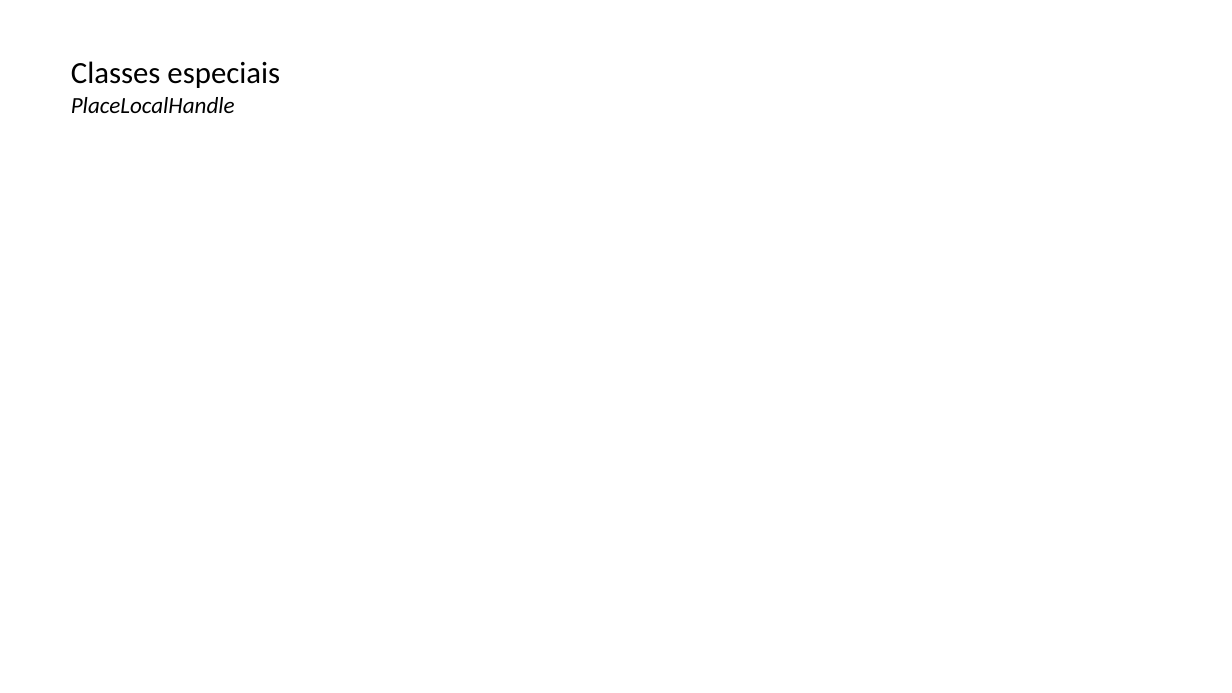
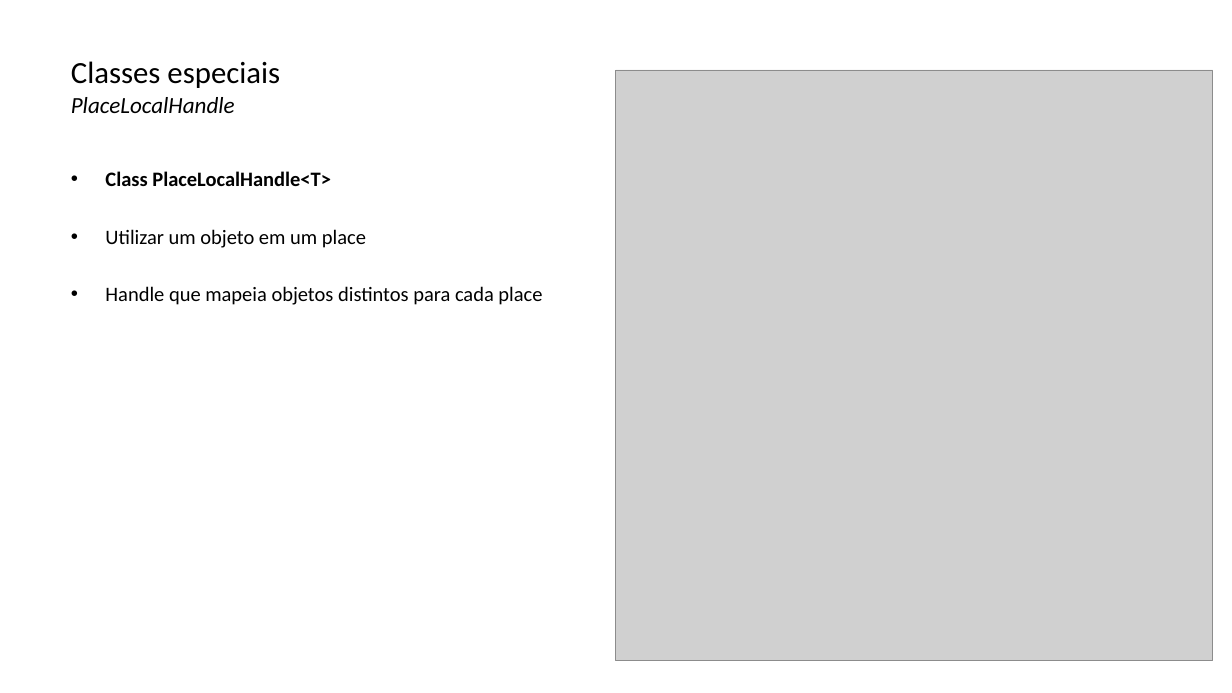
Before and after one commit to lquatrin/inf2591, a slide deck: slide 26 of x10.pptx (slide 24 before the commit). Drawn at 1232x693 pixels with LibreOffice and Linux fonts; fonts in the diff are those of the drawing; grey boxes stand for pictures. Boxes give left, top, right and bottom in pixels: in the first picture for what was removed or moved away, otherwise in the second. Text is boxed around its words. In the diff, an @@ line names an element or a change of style, - is before the commit and + after.

```diff
--- a/x10.pptx
+++ b/x10.pptx
@@ title "Classes especiais PlaceLocalHandle" at bbox=[71, 61, 280, 113]: list level 2 to 1 in "Classes especiais PlaceLocalHandle" @@
@@ picture added at bbox=[616, 70, 1214, 662] @@
@@ text added at bbox=[105, 171, 542, 305], 16 pt, text #000000 @@
+• Class PlaceLocalHandle<T>
+• Utilizar um objeto em um place
+• Handle que mapeia objetos distintos para cada place
```
Also in this commit, not shown: 6 other slides changed, 1 slide added, 3 slides removed.
